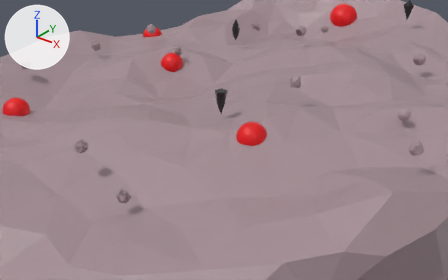
A saved change to the glTF model public/models/World.glb.
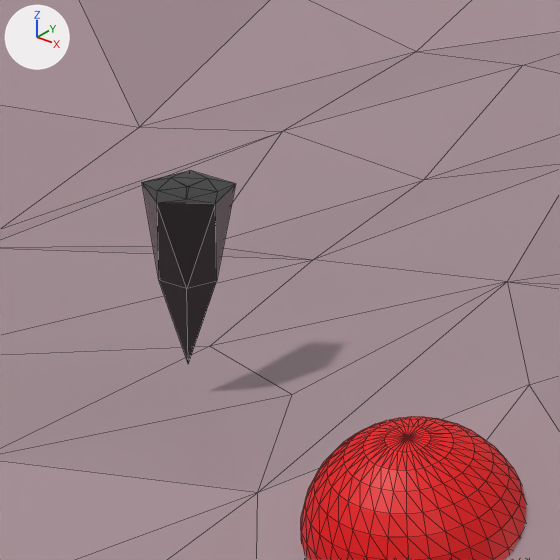
Old and new are each drawn from a 50 mm lens placed at (27.71, -38.48, 27.07), pointed at (4.11, -8.98, 8.78) and again close up on the part from 44% to 61% of the width and 23% to 50% of the height. The axes (+X, +Y, +Z) are drawn at upper left. The lights are the same throughout. The close-ups show mesh edges as thin lines. Where no turn or scale is listed for an object, it has been applied to the vertices.

The older version as bpy lines, for what is in view:
```python
me_gem_007 = bpy.data.meshes.new('Gem.007')
me_gem_007.from_pydata(...)  # 22 vertices, 40 faces; spans x -0.43..0.43, y -0.45..0.36, z 0.0..1.75
me_gem_007.materials.append(mat_material_001)  # black #161616
me_icosphere_001 = bpy.data.meshes.new('Icosphere.001')
me_icosphere_001.from_pydata(...)  # 253 vertices, 457 faces; spans x -25.6..22.9, y -24.1..23.7, z 5.9..12.6
me_icosphere_001.materials.append(mat_material)  # grey #a28c93
me_sphere_005 = bpy.data.meshes.new('Sphere.005')
me_sphere_005.from_pydata(...)  # 482 vertices, 960 faces; spans x -1.0..1.0, y -1.0..1.0, z -1.0..1.0
me_sphere_005.materials.append(mat_invisible)  # red #e70008
ob_planet_top = bpy.data.objects.new('Planet Top', me_icosphere_001)
ob_planet_top.location = (0.0, 0.0, 0.0)
ob_shard1 = bpy.data.objects.new('Shard1', me_gem_007)
ob_shard1.location = (3.199, -8.163, 10.119)
ob_st_thewind = bpy.data.objects.new('ST_TheWind', me_sphere_005)
ob_st_thewind.location = (6.876, -9.604, 10.03)
```
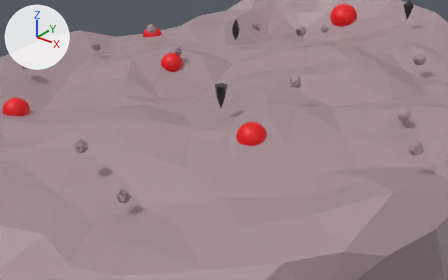
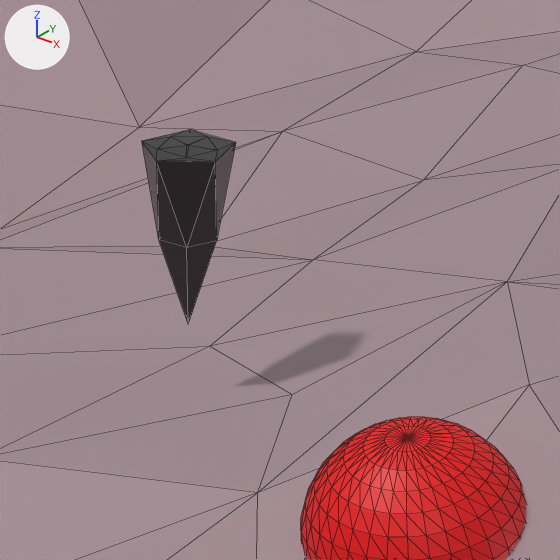
What differs and where, as boxes (x1, y1, x2, y2) in the close-ups (560 x 560 px):
'Shard1', moved: before (142, 170, 235, 364); after (142, 130, 236, 324)

The edits, one by one:
Object 'Shard1' (ob_shard1) moves from (3.199, -8.163, 10.119) to (3.199, -8.163, 10.519).
